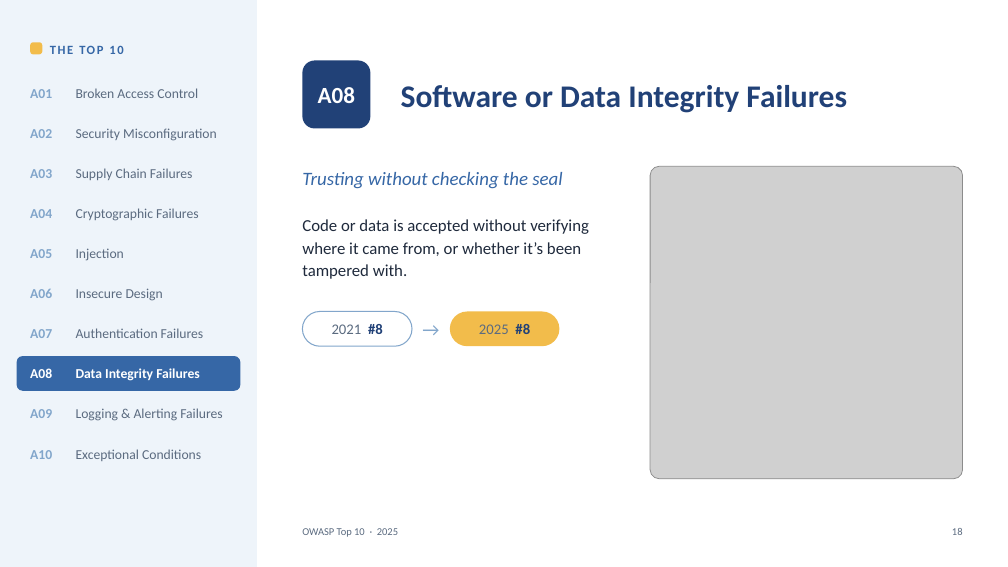
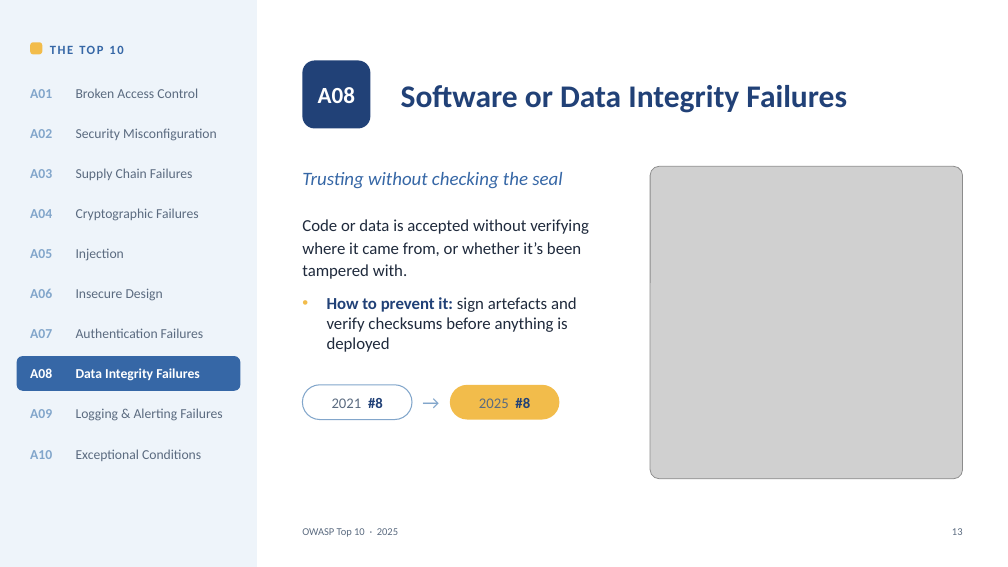
Before and after one commit to AmorZhao-Ghyston/VulnerableSandbox, a slide deck: slide 13 of Lunch-and-learn/OWASP-Top10-2025.pptx (slide 18 before the commit). Drawn at 1008x567 pixels with LibreOffice and Linux fonts; fonts in the diff are those of the drawing; grey boxes stand for pictures. Boxes give left, top, right and bottom in pixels: in the first picture for what was removed or moved away, otherwise in the second. Text is boxed around its words. In the diff, an @@ line names an element or a change of style, - is before the commit and + after.

```diff
--- a/Lunch-and-learn/OWASP-Top10-2025.pptx
+++ b/Lunch-and-learn/OWASP-Top10-2025.pptx
@@ text added at (x1=327, y1=297, x2=577, y2=352), 16 pt, text #1F2A3C @@
+• How to prevent it: sign artefacts and verify checksums before anything is deployed
@@ 2 rounded rectangles, 1 text moved together from (x1=302, y1=312, x2=560, y2=346) to (x1=302, y1=385, x2=560, y2=420) @@
```
Also in this commit, not shown: 17 other slides changed, 8 slides removed, 7 other files.
